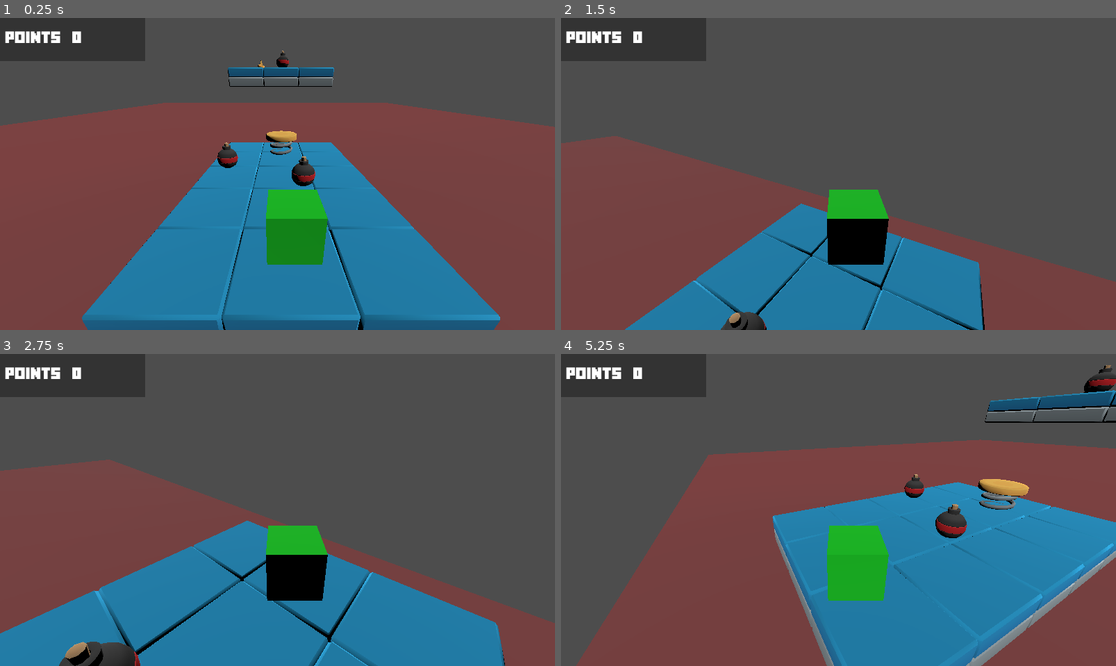
Above: before the commit, frames 1-4 (two rows, left to right).
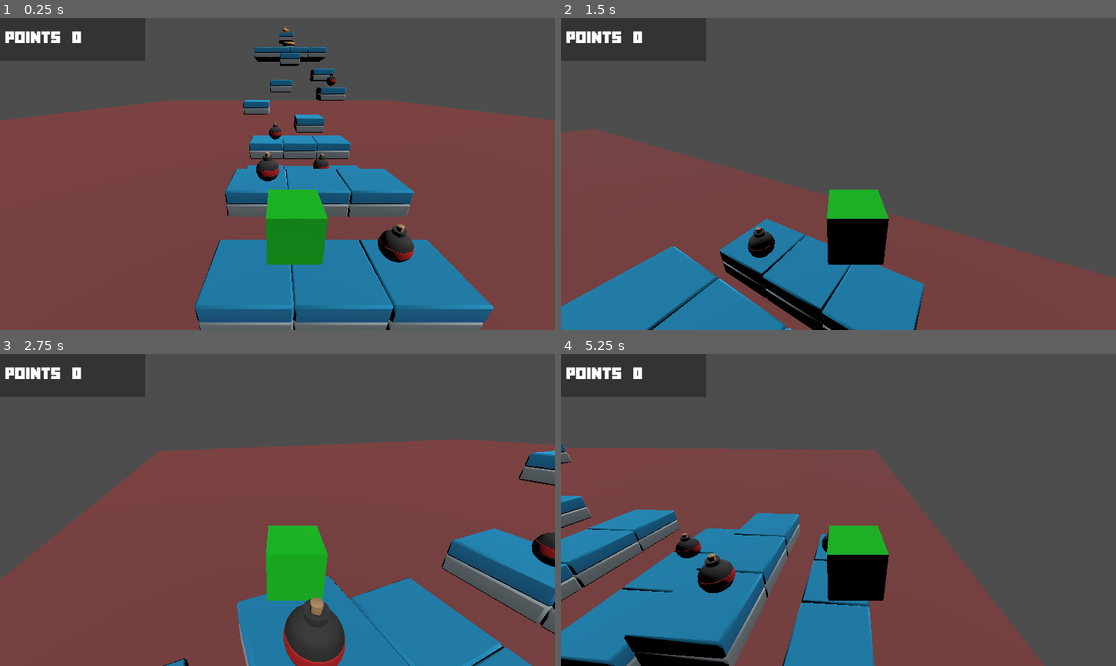
Above: after the commit, the same moments.

Repository: pwkkos/Godot-Minigame-1
Game: Godot game, scene res://Scenes/Main.tscn
The game is run twice, just before and just after one commit, with the same random seed, the same clock (stepped at 60 frames per second) and the same inputs.
Inputs:
- Up to frame 1 (0.25 s): no input
- Up to frame 2 (1.5 s): tap Enter (ui_accept) at 0.5, 0.77 s; hold Right (ui_right) 0.53-1.28 s; hold Down (ui_down) from 1.28 s (still down)
- Up to frame 3 (2.75 s): tap Enter (ui_accept) at 1.52 s; release Down (ui_down) at 2.03 s; hold Right (ui_right) from 2.03 s (still down)
- Up to frame 4 (5.25 s): release Right (ui_right) at 2.78 s; hold Up (ui_up) 2.78-3.53 s; tap Enter (ui_accept) at 3.02, 3.77, 4.52 s; hold Left (ui_left) 3.53-5.03 s; hold Down (ui_down) from 5.03 s (still down)

The runs differ from the first frame. In frame 1, 21% of the frame differs, in the area x 0-100%, y 2-100%; in frame 2, 13%; in frame 3, 47%; in frame 4, 57%, in the area x 0-100%, y 3-100%.

Commit message:
Update game

Diff:
--- a/godot-minigame-1/Scenes/Main.tscn
+++ b/godot-minigame-1/Scenes/Main.tscn
@@ -50,3 +50,4 @@
 transform = Transform3D(1, 0, 0, 0, 0.91969824, 0.39262608, 0, -0.39262608, 0.91969824, -0.31240737, 2.45037, 3.2369843)
 
 [node name="Level" parent="." instance=ExtResource("2_kln2b")]
+transform = Transform3D(1, 0, 0, 0, 1, 0, 0, 0, 1, -0.16911268, -0.07032424, 0.13616395)
--- a/godot-minigame-1/Scenes/level.tscn
+++ b/godot-minigame-1/Scenes/level.tscn
@@ -9,108 +9,115 @@
 [node name="Level" type="Node3D"]
 
 [node name="Hazard_FallZone" parent="." instance=ExtResource("1_k5f4k")]
-transform = Transform3D(1, 0, 0, 0, 1, 0, 0, 0, 1, 42, -3, 4)
+transform = Transform3D(1, 0, 0, 0, 1, 0, 0, 0, 1, 44, -2, 5)
 
 [node name="Platforms" type="Node3D" parent="."]
+transform = Transform3D(1, 0, 0, 0, 1, 0, 0, 0, 1, 1, 0, -1)
 
 [node name="Platform30" parent="Platforms" instance=ExtResource("1_tumq0")]
-transform = Transform3D(1, 0, 0, 0, 1, 0, 0, 0, 1, 9.994326, 4, 3)
+transform = Transform3D(1, 0, 0, 0, 1, 0, 0, 0, 1, 12.994326, 2, 4)
 
 [node name="Platform31" parent="Platforms" instance=ExtResource("1_tumq0")]
-transform = Transform3D(1, 0, 0, 0, 1, 0, 0, 0, 1, 9.994326, 4, 7)
+transform = Transform3D(1, 0, 0, 0, 1, 0, 0, 0, 1, 10.994326, 1, 8)
 
 [node name="Platform32" parent="Platforms" instance=ExtResource("1_tumq0")]
-transform = Transform3D(1, 0, 0, 0, 1, 0, 0, 0, 1, 9.991488, 4, 5)
+transform = Transform3D(1, 0, 0, 0, 1, 0, 0, 0, 1, 21.99149, 7, 4.100001)
 
 [node name="Platform26" parent="Platforms" instance=ExtResource("1_tumq0")]
-transform = Transform3D(1, 0, 0, 0, 1, 0, 0, 0, 1, 15.977303, 4, 3)
+transform = Transform3D(1, 0, 0, 0, 1, 0, 0, 0, 1, 21.977303, 7, 10)
 
 [node name="Platform27" parent="Platforms" instance=ExtResource("1_tumq0")]
-transform = Transform3D(1, 0, 0, 0, 1, 0, 0, 0, 1, 15.977303, 4, 7)
+transform = Transform3D(1, 0, 0, 0, 1, 0, 0, 0, 1, 29.977303, 10, 6.8999996)
 
 [node name="Platform28" parent="Platforms" instance=ExtResource("1_tumq0")]
-transform = Transform3D(1, 0, 0, 0, 1, 0, 0, 0, 1, 15.974465, 4, 5)
+transform = Transform3D(1, 0, 0, 0, 1, 0, 0, 0, 1, 23.974464, 7, 6)
 
 [node name="Platform22" parent="Platforms" instance=ExtResource("1_tumq0")]
-transform = Transform3D(1, 0, 0, 0, 1, 0, 0, 0, 1, 13.982977, 4, 3)
+transform = Transform3D(1, 0, 0, 0, 1, 0, 0, 0, 1, 19.282978, 6.1000004, 6.8999996)
 
 [node name="Platform23" parent="Platforms" instance=ExtResource("1_tumq0")]
-transform = Transform3D(1, 0, 0, 0, 1, 0, 0, 0, 1, 13.982977, 4, 7)
+transform = Transform3D(1, 0, 0, 0, 1, 0, 0, 0, 1, 17.982977, 4.6, 10.1)
 
 [node name="Platform24" parent="Platforms" instance=ExtResource("1_tumq0")]
-transform = Transform3D(1, 0, 0, 0, 1, 0, 0, 0, 1, 13.98014, 4, 5)
+transform = Transform3D(1, 0, 0, 0, 1, 0, 0, 0, 1, 23.980143, 7, 10.000001)
 
 [node name="Platform18" parent="Platforms" instance=ExtResource("1_tumq0")]
-transform = Transform3D(1, 0, 0, 0, 1, 0, 0, 0, 1, 11.988651, 4, 3)
+transform = Transform3D(1, 0, 0, 0, 1, 0, 0, 0, 1, 16.588652, 3.6, 6)
 
 [node name="Platform19" parent="Platforms" instance=ExtResource("1_tumq0")]
-transform = Transform3D(1, 0, 0, 0, 1, 0, 0, 0, 1, 11.988651, 4, 7)
+transform = Transform3D(1, 0, 0, 0, 1, 0, 0, 0, 1, 13.788651, 3, 10.1)
 
 [node name="Platform20" parent="Platforms" instance=ExtResource("1_tumq0")]
-transform = Transform3D(1, 0, 0, 0, 1, 0, 0, 0, 1, 11.985814, 4, 5)
+transform = Transform3D(1, 0, 0, 0, 1, 0, 0, 0, 1, 23.985813, 7, 8)
 
 [node name="Platform14" parent="Platforms" instance=ExtResource("1_tumq0")]
-transform = Transform3D(1, 0, 0, 0, 1, 0, 0, 0, 1, 6.997163, 0, 3)
+transform = Transform3D(1, 0, 0, 0, 1, 0, 0, 0, 1, 23.997162, 7, 4.1)
 
 [node name="Platform15" parent="Platforms" instance=ExtResource("1_tumq0")]
-transform = Transform3D(1, 0, 0, 0, 1, 0, 0, 0, 1, 6.997163, 0, 7)
+transform = Transform3D(1, 0, 0, 0, 1, 0, 0, 0, 1, 21.997162, 7, 8)
 
 [node name="Platform16" parent="Platforms" instance=ExtResource("1_tumq0")]
-transform = Transform3D(1, 0, 0, 0, 1, 0, 0, 0, 1, 6.9943256, 0, 5)
+transform = Transform3D(1, 0, 0, 0, 1, 0, 0, 0, 1, 21.994326, 7, 6)
 
 [node name="Platform10" parent="Platforms" instance=ExtResource("1_tumq0")]
-transform = Transform3D(1, 0, 0, 0, 1, 0, 0, 0, 1, 5, 0, 3)
+transform = Transform3D(1, 0, 0, 0, 1, 0, 0, 0, 1, 8, 0, 5)
 
 [node name="Platform11" parent="Platforms" instance=ExtResource("1_tumq0")]
-transform = Transform3D(1, 0, 0, 0, 1, 0, 0, 0, 1, 5, 0, 7)
+transform = Transform3D(1, 0, 0, 0, 1, 0, 0, 0, 1, 8.023943, 0, 8.993853)
 
 [node name="Platform12" parent="Platforms" instance=ExtResource("1_tumq0")]
-transform = Transform3D(1, 0, 0, 0, 1, 0, 0, 0, 1, 4.997163, 0, 5)
+transform = Transform3D(1, 0, 0, 0, 1, 0, 0, 0, 1, 7.997163, 0, 7)
 
 [node name="Platform8" parent="Platforms" instance=ExtResource("1_tumq0")]
-transform = Transform3D(1, 0, 0, 0, 1, 0, 0, 0, 1, 3, 0, 3)
+transform = Transform3D(1, 0, 0, 0, 1, 0, 0, 0, 1, 4.7, -0.90000004, 5)
 
 [node name="Platform5" parent="Platforms" instance=ExtResource("1_tumq0")]
-transform = Transform3D(1, 0, 0, 0, 1, 0, 0, 0, 1, 1, 0, 3)
+transform = Transform3D(1, 0, 0, 0, 1, 0, 0, 0, 1, 2, 0, 5)
 
 [node name="Platform4" parent="Platforms" instance=ExtResource("1_tumq0")]
-transform = Transform3D(1, 0, 0, 0, 1, 0, 0, 0, 1, 3, 0, 7)
+transform = Transform3D(1, 0, 0, 0, 1, 0, 0, 0, 1, 4.7, -0.90000004, 9)
 
 [node name="Platform3" parent="Platforms" instance=ExtResource("1_tumq0")]
-transform = Transform3D(1, 0, 0, 0, 1, 0, 0, 0, 1, 1, 0, 7)
+transform = Transform3D(1, 0, 0, 0, 1, 0, 0, 0, 1, 2, 0, 9)
 
 [node name="Platform2" parent="Platforms" instance=ExtResource("1_tumq0")]
-transform = Transform3D(1, 0, 0, 0, 1, 0, 0, 0, 1, 2.9971628, 0, 5)
+transform = Transform3D(1, 0, 0, 0, 1, 0, 0, 0, 1, 4.6971626, -0.90000004, 7)
 
 [node name="Platform" parent="Platforms" instance=ExtResource("1_tumq0")]
-transform = Transform3D(1, 0, 0, 0, 1, 0, 0, 0, 1, 1, 0, 5)
+transform = Transform3D(1, 0, 0, 0, 1, 0, 0, 0, 1, 2, 0, 7)
 
 [node name="Platform6" parent="Platforms" instance=ExtResource("1_tumq0")]
-transform = Transform3D(1, 0, 0, 0, 1, 0, 0, 0, 1, -1, 0, 3)
+transform = Transform3D(1, 0, 0, 0, 1, 0, 0, 0, 1, -1, -1, 5)
 
 [node name="Platform7" parent="Platforms" instance=ExtResource("1_tumq0")]
-transform = Transform3D(1, 0, 0, 0, 1, 0, 0, 0, 1, -1, 0, 7)
+transform = Transform3D(1, 0, 0, 0, 1, 0, 0, 0, 1, -1, -1.0000001, 9)
 
 [node name="Platform9" parent="Platforms" instance=ExtResource("1_tumq0")]
-transform = Transform3D(1, 0, 0, 0, 1, 0, 0, 0, 1, -1, 0, 5)
+transform = Transform3D(1, 0, 0, 0, 1, 0, 0, 0, 1, -1, -1, 7)
 
 [node name="Hazards" type="Node3D" parent="."]
 
 [node name="Hazard_Bomb3" parent="Hazards" instance=ExtResource("3_6phgx")]
-transform = Transform3D(1, 0, 0, 0, 1, 0, 0, 0, 1, 2.3666618, 1.3238971, 5.657507)
+transform = Transform3D(1, 0, 0, 0, 1, 0, 0, 0, 1, 0.3666618, 0.32389712, 7.657507)
 
 [node name="Hazard_Bomb2" parent="Hazards" instance=ExtResource("3_6phgx")]
-transform = Transform3D(1, 0, 0, 0, 1, 0, 0, 0, 1, 10.537668, 5.4028964, 5.125016)
+transform = Transform3D(1, 0, 0, 0, 1, 0, 0, 0, 1, 14.837668, 4.5028963, 9.125016)
 
 [node name="Hazard_Bomb" parent="Hazards" instance=ExtResource("3_6phgx")]
-transform = Transform3D(1, 0, 0, 0, 1, 0, 0, 0, 1, 3.8101406, 1.4059553, 2.8385887)
+transform = Transform3D(1, 0, 0, 0, 1, 0, 0, 0, 1, 2.8101406, 1.4059553, 4.3385887)
+
+[node name="Hazard_Bomb4" parent="Hazards" instance=ExtResource("3_6phgx")]
+transform = Transform3D(1, 0, 0, 0, 1, 0, 0, 0, 1, 5.8101406, 0.4059553, 6.8385887)
+
+[node name="Hazard_Bomb5" parent="Hazards" instance=ExtResource("3_6phgx")]
+transform = Transform3D(1, 0, 0, 0, 1, 0, 0, 0, 1, 8.910141, 1.4059553, 4.5385885)
 
 [node name="Coins" type="Node3D" parent="."]
 
 [node name="Coin" parent="Coins" instance=ExtResource("4_81xng")]
-transform = Transform3D(0.5877712, 0, -0.80902725, 0, 1, 0, 0.80902725, 0, 0.5877712, 15.512747, 5.462118, 3.4387212)
+transform = Transform3D(0.017435014, 0, -0.999848, 0, 1, 0, 0.999848, 0, 0.017435014, 31.026749, 11.362118, 5.834876)
 
 [node name="Springs" type="Node3D" parent="."]
 
 [node name="Spring" parent="Springs" instance=ExtResource("5_wqkje")]
-transform = Transform3D(1, 0, 0, 0, 1, 0, 0, 0, 1, 6, 1, 5)
+transform = Transform3D(1, 0, 0, 0, 1, 0, 0, 0, 1, 25, 8, 6)
